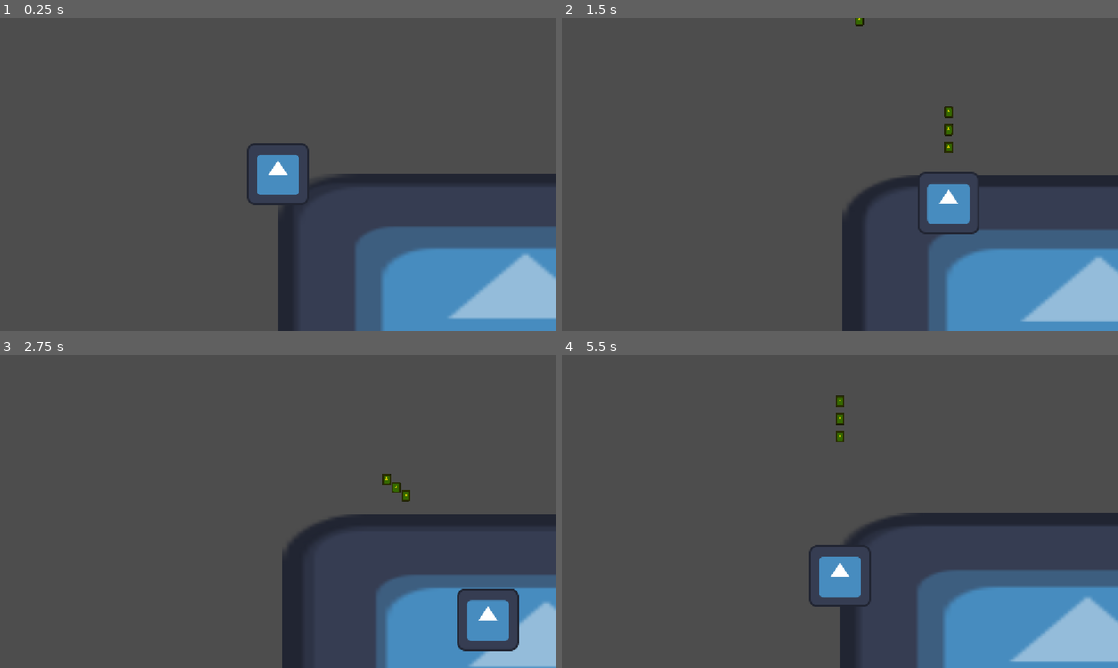
Above: before the commit, frames 1-4 (two rows, left to right).
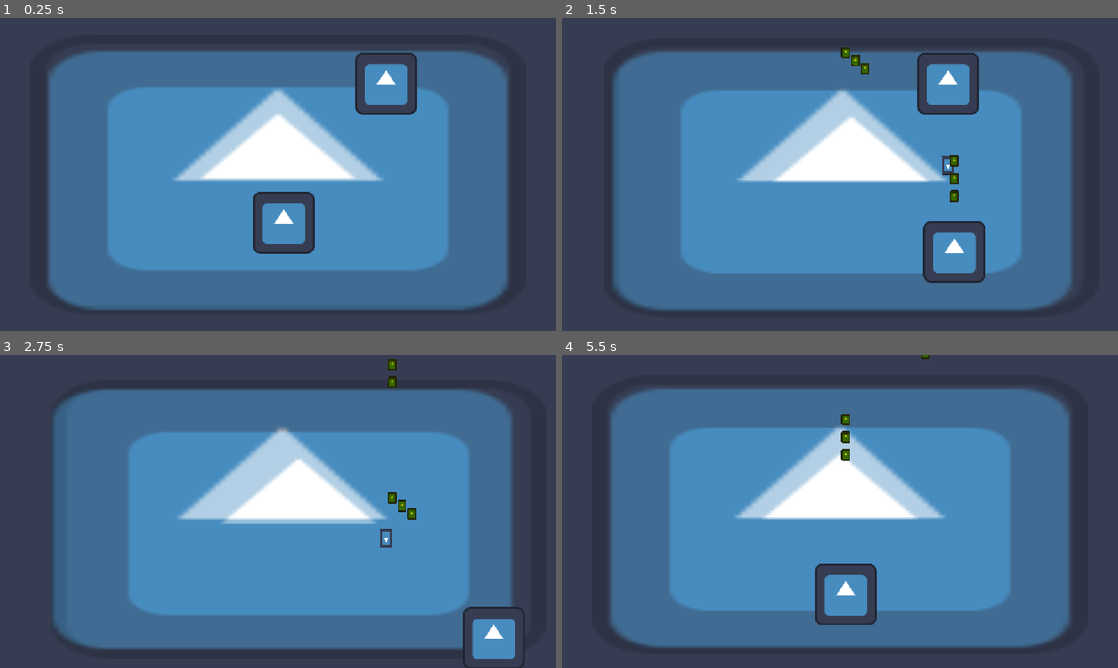
Above: after the commit, the same moments.

Repository: ABerlanga11111/InsomniaGames1
Game: Godot game, scene res://Scenes/GameScene.tscn
Same seed, same stepped clock (60 frames per second), same inputs: the game is played once before the commit and once after it. The engine's default icon, where the game draws it, is replaced by a stand-in: a white triangle on a blue panel in a dark square.
Inputs (mouse positions are in pixels of both pictures, inside the frame that each line leads up to):
- Up to frame 1 (0.25 s): no input
- Up to frame 2 (1.5 s): tap Enter at 0.5 s; move the mouse to (962, 158) at 0.52 s; press the mouse at (962, 158) at 0.53 s; hold Right (MoveRight) 0.53-1.28 s; move the mouse to (728, 190) at 1.27 s; release the mouse at (728, 190) at 1.28 s; hold S (MoveDown) from 1.28 s (still down); click (728, 190) at 1.35 s
- Up to frame 3 (2.75 s): move the mouse to (333, 442) at 2.02 s; release S (MoveDown) at 2.03 s; press the mouse at (333, 442) at 2.03 s; hold Right (MoveRight) from 2.03 s (still down)
- Up to frame 4 (5.5 s): move the mouse to (812, 574) at 2.77 s; release Right (MoveRight) at 2.78 s; release the mouse at (812, 574) at 2.78 s; hold W (MoveUp) 2.78-3.53 s; click (812, 574) at 2.85 s; move the mouse to (1006, 558) at 3.52 s; press the mouse at (1006, 558) at 3.53 s; hold A (MoveLeft) 3.53-5.03 s; move the mouse to (673, 464) at 4.27 s; release the mouse at (673, 464) at 4.28 s; click (673, 464) at 4.35 s; move the mouse to (867, 511) at 5.02 s; press the mouse at (867, 511) at 5.03 s; hold S (MoveDown) from 5.03 s (still down)

The runs differ from the first frame. In frame 1, 76% of the frame differs, in the area x 5-100%, y 5-100%; in frame 2, 75%; in frame 3, 75%; in frame 4, 78%, in the area x 5-100%, y 0-100%.

Commit message:
BasicEnemyTemplate, EnemyBullet, Bullet, and "Stats" Resources started
BasicEnemyTemplate has some initial stats and shoots on an interval. This interval could probably be added to the EnemyBasicTemplateStats resource

Bullet and Enemy Bullet have the correct collisions set up and get their stats from the entity that spawned them.

Parallax and game boundaries are set up correctly now.

CanvasLayer as the root node of the game scene was switched to Control to avoid issues with visibility layer stacking and the PoolManager.

WaveManager scene created but not finished.

Next to do will be adding some different enemy types that will inherit from the base template and incorporating them into the WaveManager. The WaveManager also needs to be able to load different wave configurations as levels progress.
The level up sequences also need to be created and confirm their interactions with the "Stats" resources in the game so far.

Diff:
--- /dev/null
+++ b/Resources/EnemyStats/EnemyBasicTemplateStats.tres
@@ -0,0 +1,7 @@
+[gd_resource type="Resource" script_class="EnemyStats" format=3 uid="uid://jqqd3n1xn2h7"]
+
+[ext_resource type="Script" uid="uid://dmdjvx2kuv67o" path="res://Scripts/ResourceScripts/EnemyStatsResource.gd" id="1_hi37u"]
+
+[resource]
+script = ExtResource("1_hi37u")
+metadata/_custom_type_script = "uid://dmdjvx2kuv67o"
--- /dev/null
+++ b/Resources/PlayerStats/BasicPlayerStats.tres
@@ -0,0 +1,7 @@
+[gd_resource type="Resource" script_class="PlayerStats" format=3 uid="uid://b3jvaopn3gyco"]
+
+[ext_resource type="Script" uid="uid://djeks623slh21" path="res://Scripts/ResourceScripts/PlayerStats.gd" id="1_rj5nj"]
+
+[resource]
+script = ExtResource("1_rj5nj")
+metadata/_custom_type_script = "uid://djeks623slh21"
--- a/Scenes/Bullet.tscn
+++ b/Scenes/Bullet.tscn
@@ -1,11 +1,15 @@
 [gd_scene format=3 uid="uid://dix356h1kitty"]
 
-[ext_resource type="Script" uid="uid://vl3pj3hv8lku" path="res://Scripts/bullet.gd" id="1_14k46"]
+[ext_resource type="Script" uid="uid://vl3pj3hv8lku" path="res://Scripts/BulletScripts/bullet.gd" id="1_14k46"]
 [ext_resource type="Texture2D" uid="uid://dewlhen067sfd" path="res://icon.svg" id="1_vlxeq"]
 
 [sub_resource type="CapsuleShape2D" id="CapsuleShape2D_csc6h"]
 
 [node name="Area2D" type="Area2D" unique_id=2025747094]
+z_index = 4
+z_as_relative = false
+collision_layer = 4
+collision_mask = 2
 script = ExtResource("1_14k46")
 
 [node name="VisibleOnScreenNotifier2D" type="VisibleOnScreenNotifier2D" parent="." unique_id=2116318800]
@@ -18,4 +22,5 @@
 scale = Vector2(0.140625, 0.1875)
 texture = ExtResource("1_vlxeq")
 
+[connection signal="body_entered" from="." to="." method="_on_body_entered"]
 [connection signal="screen_exited" from="VisibleOnScreenNotifier2D" to="." method="_on_visible_on_screen_notifier_2d_screen_exited"]
--- a/Scenes/GameScene.tscn
+++ b/Scenes/GameScene.tscn
@@ -2,14 +2,58 @@
 
 [ext_resource type="PackedScene" uid="uid://cjbbe61mdplq4" path="res://Scenes/parallax_control.tscn" id="1_4bvgx"]
 [ext_resource type="PackedScene" uid="uid://c44pp5c3o6hr" path="res://Scenes/PlayerChar.tscn" id="1_eqhe0"]
+[ext_resource type="PackedScene" uid="uid://djqn0nl68fgwd" path="res://Scenes/enemy_basic_template.tscn" id="3_3mbwn"]
 
-[node name="CanvasLayer" type="CanvasLayer" unique_id=1226773]
+[sub_resource type="WorldBoundaryShape2D" id="WorldBoundaryShape2D_csc6h"]
+
+[sub_resource type="WorldBoundaryShape2D" id="WorldBoundaryShape2D_brpso"]
+
+[sub_resource type="WorldBoundaryShape2D" id="WorldBoundaryShape2D_4ulav"]
+
+[node name="MainGameScene" type="Control" unique_id=418016986]
+layout_mode = 3
+anchors_preset = 15
+anchor_right = 1.0
+anchor_bottom = 1.0
+grow_horizontal = 2
+grow_vertical = 2
 
 [node name="ParallaxControl" parent="." unique_id=1927393050 instance=ExtResource("1_4bvgx")]
+z_index = -10
+z_as_relative = false
+layout_mode = 1
+size_flags_horizontal = 4
+size_flags_vertical = 4
+offset_transform_enabled = false
 
 [node name="GameScene" type="Node2D" parent="." unique_id=614334092]
 
 [node name="PlayerShip" parent="GameScene" unique_id=1348765778 instance=ExtResource("1_eqhe0")]
-position = Vector2(576, 323)
+position = Vector2(588, 424)
+collision_mask = 11
+platform_floor_layers = 4294967040
+
+[node name="WorldBoundaries" type="StaticBody2D" parent="GameScene" unique_id=1579579885]
+
+[node name="CollisionShape2D" type="CollisionShape2D" parent="GameScene/WorldBoundaries" unique_id=1129006687]
+position = Vector2(387, 0)
+rotation = 3.1415927
+shape = SubResource("WorldBoundaryShape2D_csc6h")
+
+[node name="CollisionShape2D2" type="CollisionShape2D" parent="GameScene/WorldBoundaries" unique_id=750328498]
+position = Vector2(0, 648)
+shape = SubResource("WorldBoundaryShape2D_brpso")
+
+[node name="CollisionShape2D3" type="CollisionShape2D" parent="GameScene/WorldBoundaries" unique_id=648308810]
+rotation = 1.5707964
+shape = SubResource("WorldBoundaryShape2D_csc6h")
+
+[node name="CollisionShape2D4" type="CollisionShape2D" parent="GameScene/WorldBoundaries" unique_id=516303032]
+position = Vector2(1152, 0)
+rotation = -1.5707964
+shape = SubResource("WorldBoundaryShape2D_4ulav")
+
+[node name="EnemyBasicTemplate" parent="." unique_id=1867869962 instance=ExtResource("3_3mbwn")]
+position = Vector2(800, 136)
 
 [connection signal="PlayerShipPass" from="GameScene/PlayerShip" to="ParallaxControl" method="_on_player_ship_player_ship_pass"]
--- a/Scenes/PlayerChar.tscn
+++ b/Scenes/PlayerChar.tscn
@@ -2,6 +2,7 @@
 
 [ext_resource type="Script" uid="uid://cv8456dix0n1s" path="res://Scripts/player_char.gd" id="1_6ayww"]
 [ext_resource type="Texture2D" uid="uid://dewlhen067sfd" path="res://icon.svg" id="2_5jrxl"]
+[ext_resource type="Resource" uid="uid://b3jvaopn3gyco" path="res://Resources/PlayerStats/BasicPlayerStats.tres" id="2_q56y2"]
 
 [sub_resource type="RectangleShape2D" id="RectangleShape2D_6ayww"]
 size = Vector2(120, 124)
@@ -9,6 +10,7 @@
 [node name="CharacterBody2D" type="CharacterBody2D" unique_id=1348765778]
 motion_mode = 1
 script = ExtResource("1_6ayww")
+Stats = ExtResource("2_q56y2")
 
 [node name="CollisionShape2D" type="CollisionShape2D" parent="." unique_id=1859138091]
 shape = SubResource("RectangleShape2D_6ayww")
--- /dev/null
+++ b/Scenes/enemy_basic_template.tscn
@@ -0,0 +1,28 @@
+[gd_scene format=3 uid="uid://djqn0nl68fgwd"]
+
+[ext_resource type="Texture2D" uid="uid://dewlhen067sfd" path="res://icon.svg" id="1_lab4i"]
+[ext_resource type="Script" uid="uid://bjcb4tw6hh5qo" path="res://Scripts/enemy_basic_template.gd" id="1_wwnfk"]
+[ext_resource type="Resource" uid="uid://jqqd3n1xn2h7" path="res://Resources/EnemyStats/EnemyBasicTemplateStats.tres" id="2_ucdn6"]
+
+[sub_resource type="RectangleShape2D" id="RectangleShape2D_brpso"]
+size = Vector2(126, 128)
+
+[node name="EnemyBasicTemplate" type="CharacterBody2D" unique_id=1867869962]
+collision_layer = 2
+collision_mask = 5
+script = ExtResource("1_wwnfk")
+EnemyStats = ExtResource("2_ucdn6")
+
+[node name="CollisionShape2D" type="CollisionShape2D" parent="." unique_id=2137309831]
+shape = SubResource("RectangleShape2D_brpso")
+
+[node name="Sprite2D" type="Sprite2D" parent="." unique_id=452083889]
+texture = ExtResource("1_lab4i")
+
+[node name="Marker2D" type="Marker2D" parent="." unique_id=1955512255]
+position = Vector2(0, 19)
+
+[node name="Timer" type="Timer" parent="." unique_id=276737501]
+autostart = true
+
+[connection signal="timeout" from="Timer" to="." method="_on_timer_timeout"]
--- /dev/null
+++ b/Scenes/enemy_bullet_basic.tscn
@@ -0,0 +1,26 @@
+[gd_scene format=3 uid="uid://dpjbhcfbuqh2e"]
+
+[ext_resource type="Script" uid="uid://sdxm16r0yv5g" path="res://Scripts/enemy_bullet_basic.gd" id="1_es4nc"]
+[ext_resource type="Texture2D" uid="uid://dewlhen067sfd" path="res://icon.svg" id="2_4xtih"]
+
+[sub_resource type="RectangleShape2D" id="RectangleShape2D_csc6h"]
+size = Vector2(26, 40)
+
+[node name="EnemyBulletBasic" type="Area2D" unique_id=1246828214]
+collision_layer = 8
+script = ExtResource("1_es4nc")
+Damage = 1
+metadata/_custom_type_script = "uid://vl3pj3hv8lku"
+
+[node name="CollisionShape2D" type="CollisionShape2D" parent="." unique_id=588145439]
+shape = SubResource("RectangleShape2D_csc6h")
+
+[node name="Sprite2D" type="Sprite2D" parent="." unique_id=2039584199]
+scale = Vector2(0.203125, 0.31250003)
+texture = ExtResource("2_4xtih")
+
+[node name="VisibleOnScreenNotifier2D" type="VisibleOnScreenNotifier2D" parent="." unique_id=1878865239]
+rect = Rect2(-6, -10, 12, 20)
+
+[connection signal="body_entered" from="." to="." method="_on_body_entered"]
+[connection signal="screen_exited" from="VisibleOnScreenNotifier2D" to="." method="_on_visible_on_screen_notifier_2d_screen_exited"]
--- a/Scenes/parallax_control.tscn
+++ b/Scenes/parallax_control.tscn
@@ -1,6 +1,6 @@
 [gd_scene format=3 uid="uid://cjbbe61mdplq4"]
 
-[ext_resource type="Script" uid="uid://dvq64vqp6ykjf" path="res://Scenes/parallax_control.gd" id="1_tikn2"]
+[ext_resource type="Script" uid="uid://dvq64vqp6ykjf" path="res://Scripts/parallax_control.gd" id="1_tikn2"]
 [ext_resource type="Texture2D" uid="uid://dewlhen067sfd" path="res://icon.svg" id="2_x7s15"]
 
 [node name="ParallaxControl" type="Control" unique_id=1927393050]
@@ -10,8 +10,9 @@
 anchor_bottom = 1.0
 grow_horizontal = 2
 grow_vertical = 2
+size_flags_horizontal = 3
+size_flags_vertical = 3
 offset_transform_enabled = true
-offset_transform_position = Vector2(576, 324)
 script = ExtResource("1_tikn2")
 
 [node name="FurthestBackLayer" type="TextureRect" parent="." unique_id=2146694256]
@@ -25,8 +26,6 @@
 offset_bottom = 84.0
 grow_horizontal = 2
 grow_vertical = 2
-pivot_offset = Vector2(691, 408)
-offset_transform_enabled = true
 texture = ExtResource("2_x7s15")
 
 [node name="BackLayer" type="TextureRect" parent="." unique_id=79477488]
@@ -44,7 +43,6 @@
 grow_horizontal = 2
 grow_vertical = 2
 pivot_offset = Vector2(513, 289)
-offset_transform_enabled = true
 texture = ExtResource("2_x7s15")
 
 [connection signal="child_entered_tree" from="." to="." method="_on_child_entered_tree"]
--- a/Scenes/pool_manager.tscn
+++ b/Scenes/pool_manager.tscn
@@ -2,12 +2,18 @@
 
 [ext_resource type="Script" uid="uid://vby54kalgk75" path="res://Scripts/PoolManager.gd" id="1_1hwbu"]
 [ext_resource type="PackedScene" uid="uid://dix356h1kitty" path="res://Scenes/Bullet.tscn" id="2_t2k3g"]
+[ext_resource type="PackedScene" uid="uid://dpjbhcfbuqh2e" path="res://Scenes/enemy_bullet_basic.tscn" id="3_obn35"]
+[ext_resource type="PackedScene" uid="uid://djqn0nl68fgwd" path="res://Scenes/enemy_basic_template.tscn" id="4_5ylw8"]
 
 [node name="PoolManager" type="Node" unique_id=743374569]
 script = ExtResource("1_1hwbu")
 scene_templates = {
-"res://Scenes/Bullet.tscn": ExtResource("2_t2k3g")
+"res://Scenes/Bullet.tscn": ExtResource("2_t2k3g"),
+"res://Scenes/enemy_basic_template.tscn": ExtResource("4_5ylw8"),
+"res://Scenes/enemy_bullet_basic.tscn": ExtResource("3_obn35")
 }
 initial_pool_sizes = {
-"res://Scenes/Bullet.tscn": 6
+"res://Scenes/Bullet.tscn": 10,
+"res://Scenes/enemy_basic_template.tscn": 5,
+"res://Scenes/enemy_bullet_basic.tscn": 10
 }
--- /dev/null
+++ b/Scenes/wave_manager.tscn
@@ -0,0 +1,3 @@
+[gd_scene format=3 uid="uid://d3pygeluox8pr"]
+
+[node name="WaveManager" type="Node" unique_id=1609066314]
--- a/Scripts/bullet.gd
+++ b/Scripts/BulletScripts/bullet.gd
@@ -1,7 +1,11 @@
 extends Area2D
 
+class_name Bullet
 
-const SPEED = 250.0
+enum StatsKey { Damage, Speed, Scale }
+var speed : float
+var damage : float
+
 var direction := Vector2.UP
 var _pool_manager: Node
 
@@ -19,10 +23,13 @@
 	_pool_manager = manager
 
 #Initialization instead of _ready(), call when pulled out of pool manager
-func spawn(start_position: Vector2, travel_direction: Vector2) -> void:
+func spawn(start_position: Vector2, travel_direction: Vector2, NewBulletStats : Array) -> void:
 	#start_position should be a 2dMarker just in front of player char, travel direction should just be Vector2.UP
 	global_position = start_position
 	direction = travel_direction.normalized()
+	damage = NewBulletStats[StatsKey.Damage]
+	speed = NewBulletStats[StatsKey.Speed]
+	scale = NewBulletStats[StatsKey.Scale]
 	rotation = (direction.angle() + PI/2)
 
 
@@ -30,7 +37,7 @@
 	velocity = Vector2.ZERO
 
 func _physics_process(delta):
-	velocity = direction * SPEED
+	velocity = direction * speed
 	global_position += velocity * delta
 
 func return_to_pool() -> void:
@@ -43,3 +50,8 @@
 
 func _on_visible_on_screen_notifier_2d_screen_exited() -> void:
 	return_to_pool()
+
+
+func _on_body_entered(body):
+	if body is Enemy:
+		body.take_damage(damage)
--- /dev/null
+++ b/Scripts/BulletScripts/enemy_bullet_basic.gd
@@ -0,0 +1,8 @@
+extends Bullet
+
+
+func _on_body_entered(body):
+	if body is PlayerShip:
+		body.take_damage(damage)
+	else:
+		pass
--- /dev/null
+++ b/Scripts/ResourceScripts/EnemyStatsResource.gd
@@ -0,0 +1,12 @@
+extends Resource
+
+class_name EnemyStats
+
+@export_category("EnemyStats")
+@export var MaxHealth : float = 3.0
+@export var Speed : float = 200.0
+
+@export_category("BulletStats")
+@export var BulletDamage : float = 1.0
+@export var BulletSpeed : float = 300.0
+@export var BulletScale : Vector2 = Vector2(1.0,1.0)
--- /dev/null
+++ b/Scripts/ResourceScripts/PlayerStats.gd
@@ -0,0 +1,14 @@
+extends Resource
+
+class_name PlayerStats
+
+@export_category("Basic Stats")
+@export var MaxHealth : float = 5.0
+@export var Speed : float = 300.0
+
+@export_category("Bullet Stats")
+@export var BulletDamage : float = 1.0
+@export var BulletSpeed : float = 250.0
+@export var BulletScale : Vector2 = Vector2(1.0,1.0)
+#Potential future values for different bullet firing patterns
+#@export_enum("Straight", "Sinusoidal", "Homing")
--- /dev/null
+++ b/Scripts/enemy_basic_template.gd
@@ -0,0 +1,41 @@
+extends CharacterBody2D
+
+class_name Enemy
+
+@export var EnemyStats : Resource
+
+@onready var CurrentHealth = EnemyStats.MaxHealth
+@onready var BulletStats : Array = [EnemyStats.BulletDamage, EnemyStats.BulletSpeed, EnemyStats.BulletScale]
+
+var _pool_manager
+
+func set_pool_manager(manager: Node) -> void:
+	_pool_manager = manager
+
+func Spawn(DifficultyScalar : float = 1.0) -> void:
+	CurrentHealth = EnemyStats.MaxHealth * DifficultyScalar
+
+func reset() -> void:
+	velocity = Vector2.ZERO
+
+func FireShot(target : Node = null, Homing : bool = false) -> void:
+	if target && Homing:
+		pass
+	else:
+		var bullet : Node = PoolManager.get_object("res://Scenes/enemy_bullet_basic.tscn")
+		bullet.spawn($Marker2D.global_position,Vector2.DOWN, BulletStats)
+
+func take_damage(Damage : int) -> void:
+	CurrentHealth -= Damage
+	if CurrentHealth <= 0.0:
+		return_to_pool()
+
+
+func return_to_pool() -> void:
+	if _pool_manager:
+		_pool_manager.return_object(self, "res://Scenes/enemy_basic_template.tscn")
+	else:
+		queue_free()
+
+func _on_timer_timeout():
+	FireShot()
--- a/Scenes/parallax_control.gd
+++ b/Scripts/parallax_control.gd
@@ -21,8 +21,8 @@
 func _physics_process(delta: float) -> void:
 	if PlayerShip:
 		var PlayerLocation : Vector2 = PlayerShip.get_global_position()
-		FurthestBackLayer.set_position(Vector2((PlayerLocation.x-PlayerStart.x)/FBLScale, (PlayerLocation.y-PlayerStart.y)/FBLScale))
-		BackLayer.set_position(Vector2((PlayerLocation.x-PlayerStart.x)/BLScale, (PlayerLocation.y-PlayerStart.y)/BLScale))
+		FurthestBackLayer.set_position(Vector2(((PlayerLocation.x-PlayerStart.x)/FBLScale)-115.0, ((PlayerLocation.y-PlayerStart.y)/FBLScale)-84.0))
+		BackLayer.set_position(Vector2(((PlayerLocation.x-PlayerStart.x)/BLScale)+63.0, ((PlayerLocation.y-PlayerStart.y)/BLScale)+35.0))
 	else:
 		pass
 	pass
--- a/Scripts/player_char.gd
+++ b/Scripts/player_char.gd
@@ -1,8 +1,18 @@
 extends CharacterBody2D
+
+class_name PlayerShip
 
 signal PlayerShipPass(Player : Node)
 
-const SPEED = 300.0
+@export var Stats : PlayerStats
+
+#@onready var MaxHealth : float = Stats.MaxHealth
+#@onready var PlayerDamage : float = Stats.Damage
+@onready var CurrentHealth : float = Stats.MaxHealth
+@onready var BulletStats : Array = [Stats.BulletDamage, Stats.BulletSpeed, Stats.BulletScale]
+#@onready var Speed : float = Stats.Speed
+#@onready var ShotSpeed : float = Stats.BulletSpeed
+#@onready var
 
 var StartPos = Vector2.ZERO
 var is_shooting : bool = false
@@ -18,7 +28,7 @@
 	var y_direction : float = Input.get_axis("MoveUp","MoveDown")
 
 	velocity = Vector2(x_direction,y_direction).normalized()
-	velocity = velocity * SPEED
+	velocity = velocity * Stats.Speed
 	move_and_slide()
 
 
@@ -26,15 +36,18 @@
 	if event.is_action_pressed("Shoot") && !is_shooting:
 		is_shooting = true
 		var bullet : Node = PoolManager.get_object("res://Scenes/Bullet.tscn")
-		bullet.spawn($Marker2D.global_position,Vector2.UP)
+		bullet.spawn($Marker2D.global_position,Vector2.UP,BulletStats)
 		await get_tree().create_timer(.05).timeout
 		bullet = PoolManager.get_object("res://Scenes/Bullet.tscn")
-		bullet.spawn($Marker2D.global_position,Vector2.UP)
+		bullet.spawn($Marker2D.global_position,Vector2.UP,BulletStats)
 		await get_tree().create_timer(.05).timeout
 		bullet = PoolManager.get_object("res://Scenes/Bullet.tscn")
-		bullet.spawn($Marker2D.global_position,Vector2.UP)
+		bullet.spawn($Marker2D.global_position,Vector2.UP,BulletStats)
 		await get_tree().create_timer(.35).timeout
 		is_shooting = false
 
 func get_start_pos() -> Vector2:
 	return position
+
+func take_damage(damage : float) -> void:
+	CurrentHealth -= damage
--- a/project.godot
+++ b/project.godot
@@ -29,6 +29,7 @@
 Shoot={
 "deadzone": 0.2,
 "events": [Object(InputEventMouseButton,"resource_local_to_scene":false,"resource_name":"","device":-1,"window_id":0,"a …(253 unchanged characters)…
+, Object(InputEventKey,"resource_local_to_scene":false,"resource_name":"","device":-1,"window_id":0,"alt_pressed":false,"shift_pressed":false,"ctrl_pressed":false,"meta_pressed":false,"pressed":false,"keycode":0,"physical_keycode":70,"key_label":0,"unicode":102,"location":0,"echo":false,"script":null)
 ]
 }
 MoveLeft={
@@ -56,6 +57,13 @@
 ]
 }
 
+[layer_names]
+
+2d_physics/layer_1="Player"
+2d_physics/layer_2="Enemy"
+2d_physics/layer_3="PlayerProjectile"
+2d_physics/layer_4="EnemyProjectile"
+
 [physics]
 
 3d/physics_engine="Jolt Physics"
Renamed: Scripts/bullet.gd.uid -> Scripts/BulletScripts/bullet.gd.uid
Not shown, added: Scripts/BulletScripts/enemy_bullet_basic.gd.uid
Not shown, added: Scripts/ResourceScripts/EnemyStatsResource.gd.uid
Not shown, added: Scripts/ResourceScripts/PlayerStats.gd.uid
Not shown, added: Scripts/enemy_basic_template.gd.uid
Renamed: Scenes/parallax_control.gd.uid -> Scripts/parallax_control.gd.uid
Not shown, added: Scenes/enemy_bullet_basic.tscn.depren
Not shown, added: Scenes/enemy_bullet_basic.tscn57588790656.tmp
